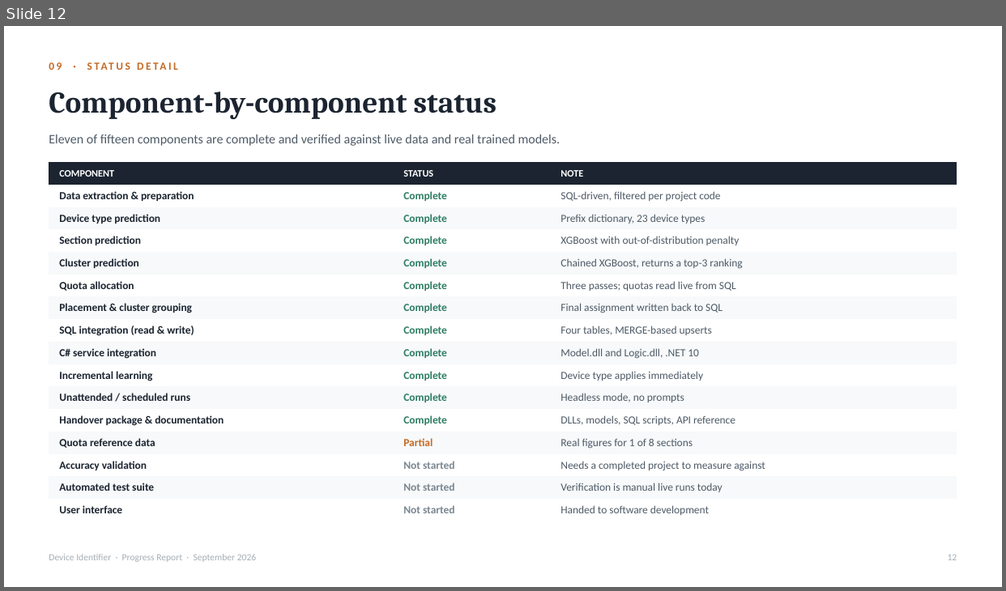
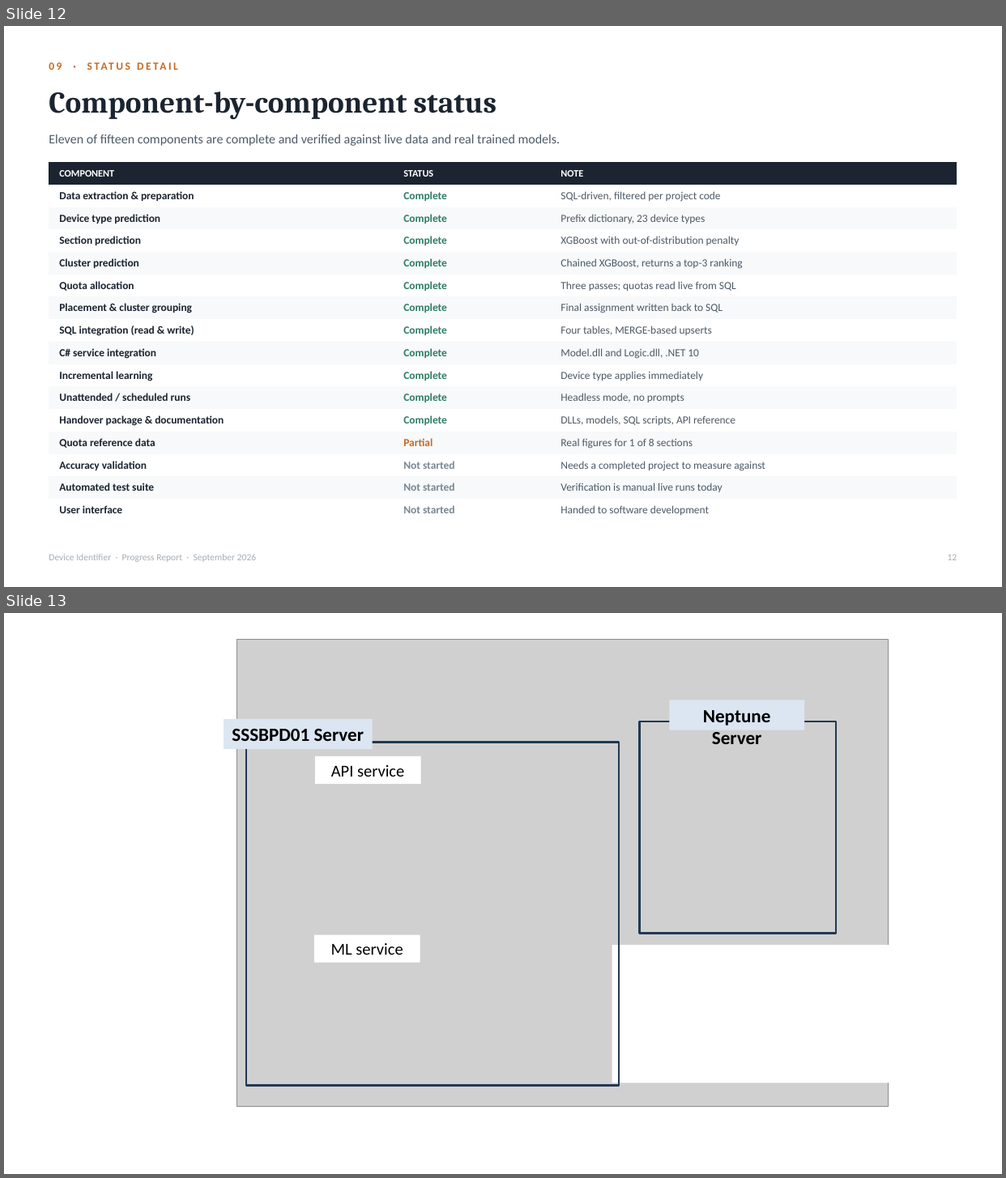
Before and after one commit to Syaziyah30/DeviceCluster, a slide deck: handoff/DeviceIdentifierProgress.pptx. Shown one above the other, each under a label of ours: slide 12 before the commit, slides 12 and 13 after it. The pictures are 1006x591 and 1006x1178 pixels, drawn with LibreOffice and Linux fonts; fonts in the diff are those of the drawing; grey boxes stand for pictures. Boxes give left, top, right and bottom in pixels: in the first picture for what was removed or moved away, otherwise in the second. Text is boxed around its words. In the diff, an @@ line names an element or a change of style, - is before the commit and + after.

```diff
--- a/handoff/DeviceIdentifierProgress.pptx
+++ b/handoff/DeviceIdentifierProgress.pptx
@@ slide 13 added at [4,613,1002,1174], background #FFFFFF @@
@@ picture added at [236,639,889,1107] @@
@@ rectangle added at [670,700,805,730], fill #DCE6F2, 18 pt, text #000000, bold @@
+Neptune Server
@@ rectangle added at [224,719,373,749], fill #DCE6F2, 18 pt, text #000000, bold @@
+SSSBPD01 Server
@@ rectangle added at [640,722,837,934], outline #233953 2 pt @@
@@ rectangle added at [246,743,620,1086], outline #233953 2 pt @@
@@ rectangle added at [315,756,421,784], fill #FFFFFF, 16 pt, text #000000 @@
+API service
@@ rectangle added at [314,935,420,963], fill #FFFFFF, 16 pt, text #000000 @@
+ML service
@@ rectangle added at [612,945,927,1083], fill #FFFFFF @@
```
Also in this commit, not shown: 16 slides changed, 5 other slides added.
